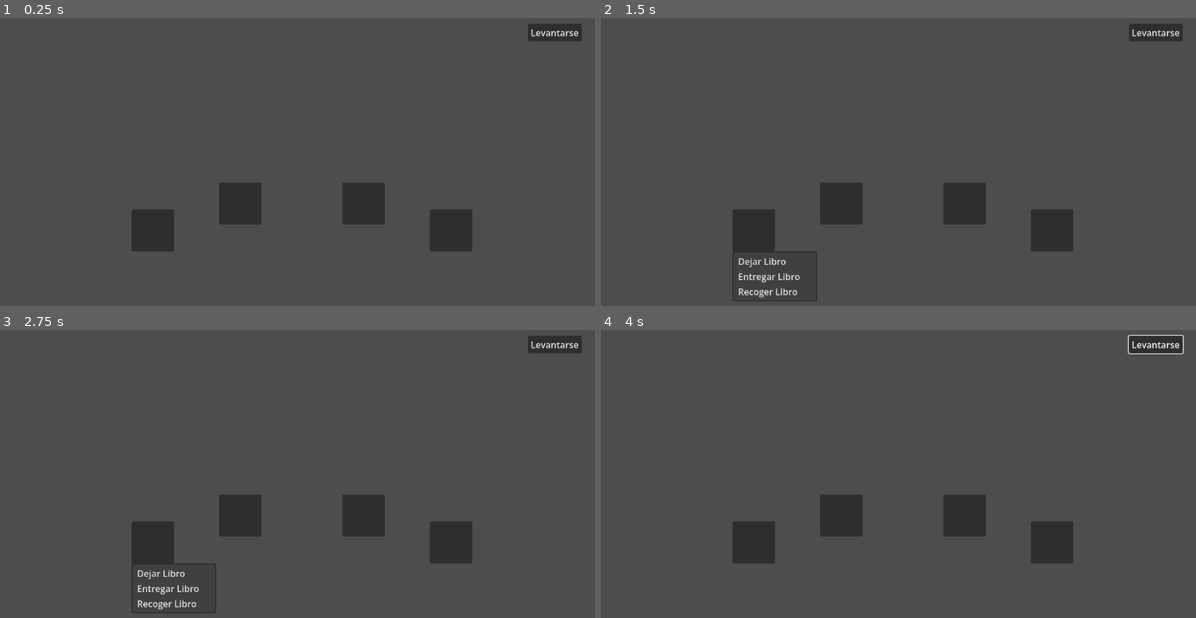
Above: before the commit, frames 1-4 (two rows, left to right).
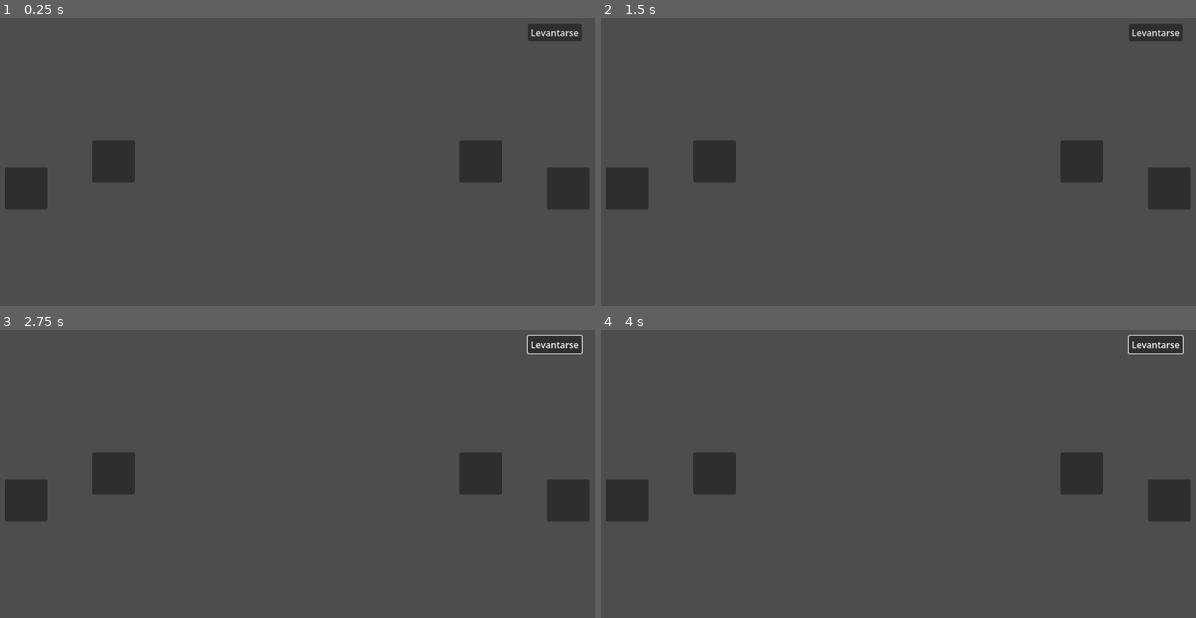
Above: after the commit, the same moments.

Repository: UrtaroPrograms/Library-of-Doppelgangers
Game: Godot game, scene res://Escenas/Escritorio/escritorio_escena.tscn
The game is run twice, just before and just after one commit, with the same random seed, the same clock (stepped at 60 frames per second) and the same inputs. This scene is started directly instead of the project's main scene.
Inputs (mouse positions are in pixels of both pictures, inside the frame that each line leads up to):
- Up to frame 1 (0.25 s): no input
- Up to frame 2 (1.5 s): click "Levantarse" at 0.5 s; click (755, 231) at 1.27 s
- Up to frame 3 (2.75 s): tap Enter at 2 s; hold Right (move_right) from 2.03 s (still down); tap Z (Interact) at 2.1 s
- Up to frame 4 (4 s): tap Space at 2.75 s; release Right (move_right) at 2.78 s; hold Down (move_down) 2.78-3.53 s; tap Z (Interact) at 2.85, 3.6 s; tap Enter at 3.5 s; hold Right (move_right) from 3.53 s (still down)

The runs differ from the first frame. In frame 1, 8.1% of the frame differs, in the area x 0-100%, y 42-81%; in frame 2, 8.6%; in frame 3, 8.7%, in the area x 0-100%, y 1-99%; in frame 4, 8.1%.
Error before the commit: Invalid call. Nonexistent function '_depositItem' in base 'Nil'. (res://Escenas/Escritorio/slot_escritorio.gd:33)

Commit message:
Ajustada posición de los slots del inventario para acomodar la caja de texto del NPC

Diff:
--- a/library-of-doppelgangers/Escenas/Escritorio/slot_escritorio.tscn
+++ b/library-of-doppelgangers/Escenas/Escritorio/slot_escritorio.tscn
@@ -34,10 +34,10 @@
 [node name="Slot" type="PanelContainer" parent="." unique_id=2106496043]
 layout_direction = 2
 layout_mode = 0
-offset_left = 240.0
-offset_top = 64.0
-offset_right = 316.0
-offset_bottom = 139.0
+offset_left = 14.0
+offset_top = -11.0
+offset_right = 90.0
+offset_bottom = 64.0
 size_flags_horizontal = 4
 script = ExtResource("1_pf7xw")
 
@@ -67,10 +67,10 @@
 [node name="Slot2" type="PanelContainer" parent="." unique_id=1827626129]
 layout_direction = 2
 layout_mode = 0
-offset_left = 396.0
-offset_top = 16.0
-offset_right = 472.0
-offset_bottom = 91.0
+offset_left = 170.0
+offset_top = -59.0
+offset_right = 246.0
+offset_bottom = 16.0
 size_flags_horizontal = 4
 script = ExtResource("1_pf7xw")
 
@@ -100,10 +100,10 @@
 [node name="Slot3" type="PanelContainer" parent="." unique_id=1718583876]
 layout_direction = 2
 layout_mode = 0
-offset_left = 772.0
-offset_top = 64.0
-offset_right = 848.0
-offset_bottom = 139.0
+offset_left = 981.0
+offset_top = -11.0
+offset_right = 1057.0
+offset_bottom = 64.0
 size_flags_horizontal = 4
 script = ExtResource("1_pf7xw")
 
@@ -133,10 +133,10 @@
 [node name="Slot4" type="PanelContainer" parent="." unique_id=864963978]
 layout_direction = 2
 layout_mode = 0
-offset_left = 616.0
-offset_top = 16.0
-offset_right = 692.0
-offset_bottom = 91.0
+offset_left = 825.0
+offset_top = -59.0
+offset_right = 901.0
+offset_bottom = 16.0
 size_flags_horizontal = 4
 script = ExtResource("1_pf7xw")
 
